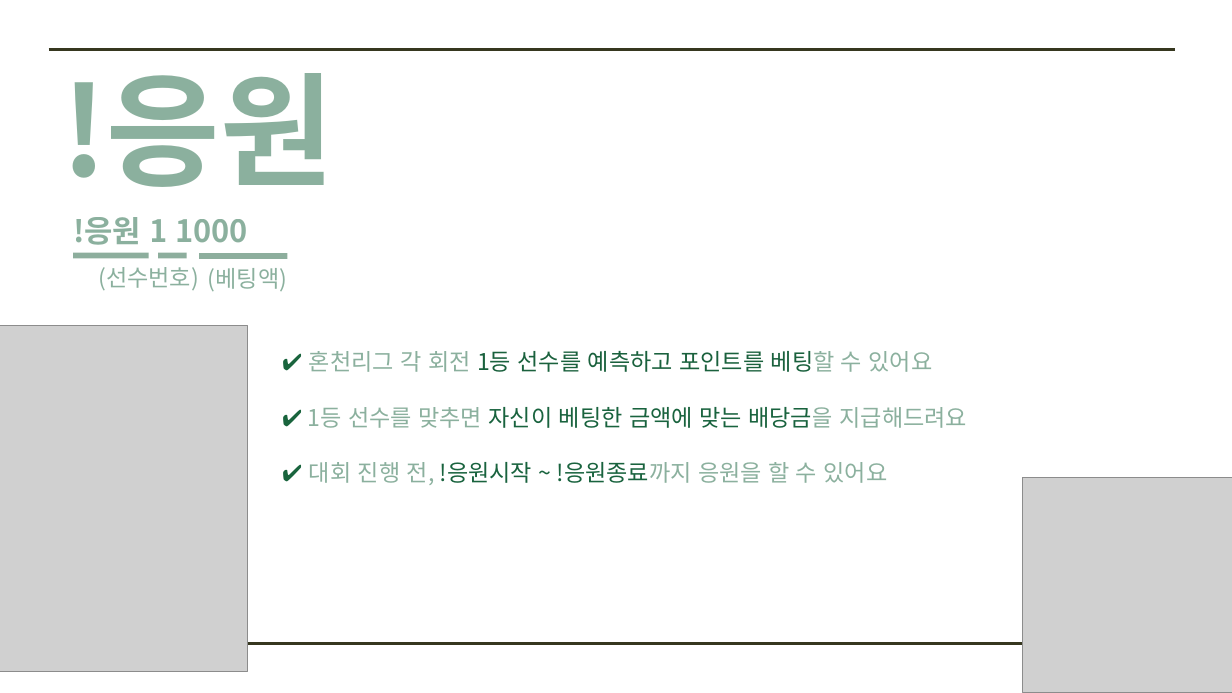
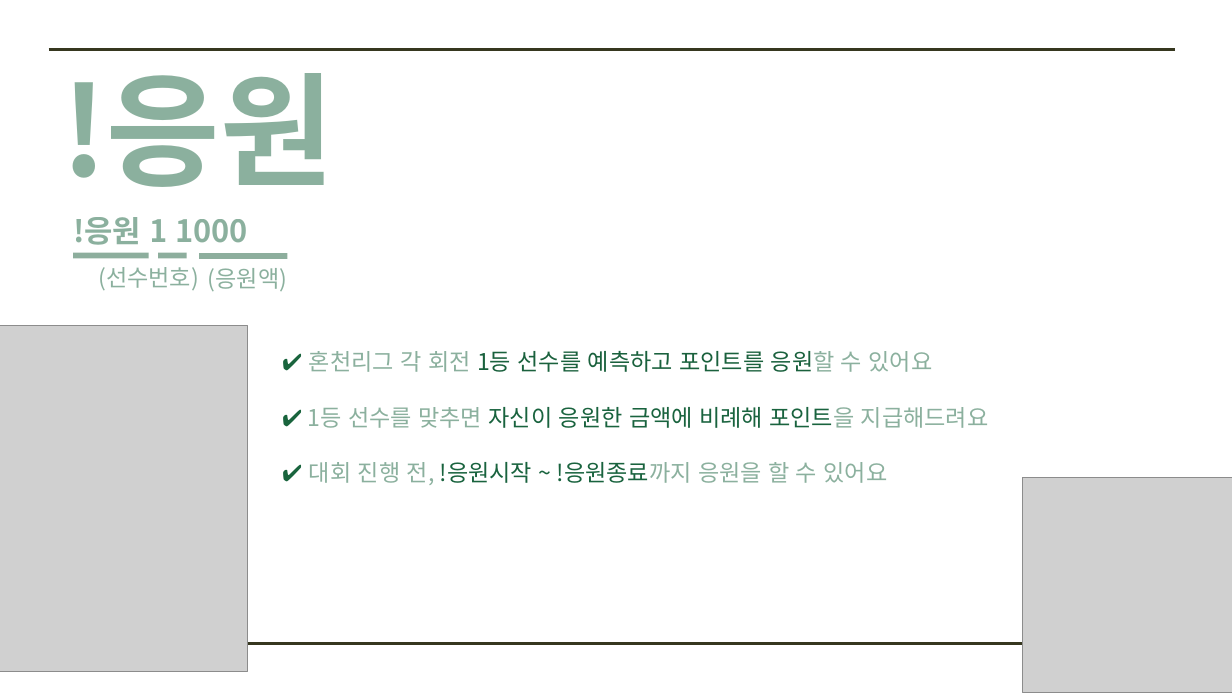
Before and after one commit to SongJongbeen/ilssak, a slide deck: slide 27 of 일싹이 소개.pptx. Drawn at 1232x693 pixels with LibreOffice and Linux fonts; fonts in the diff are those of the drawing; grey boxes stand for pictures. Boxes give left, top, right and bottom in pixels: in the first picture for what was removed or moved away, otherwise in the second. Text is boxed around its words. In the diff, an @@ line names an element or a change of style, - is before the commit and + after.

```diff
--- a/일싹이 소개.pptx
+++ b/일싹이 소개.pptx
@@ text at (x1=208, y1=268, x2=287, y2=291): text changed @@
-(베팅액)
+(응원액)
@@ text at (x1=308, y1=351, x2=989, y2=428): text changed @@
-✔ 혼천리그 각 회전 1등 선수를 예측하고 포인트를 베팅할 수 있어요
-✔ 1등 선수를 맞추면 자신이 베팅한 금액에 맞는 배당금을 지급해드려요
+✔ 혼천리그 각 회전 1등 선수를 예측하고 포인트를 응원할 수 있어요
+✔ 1등 선수를 맞추면 자신이 응원한 금액에 비례해 포인트을 지급해드려요
```
Also in this commit, not shown: 6 other slides changed, 17 other files.
